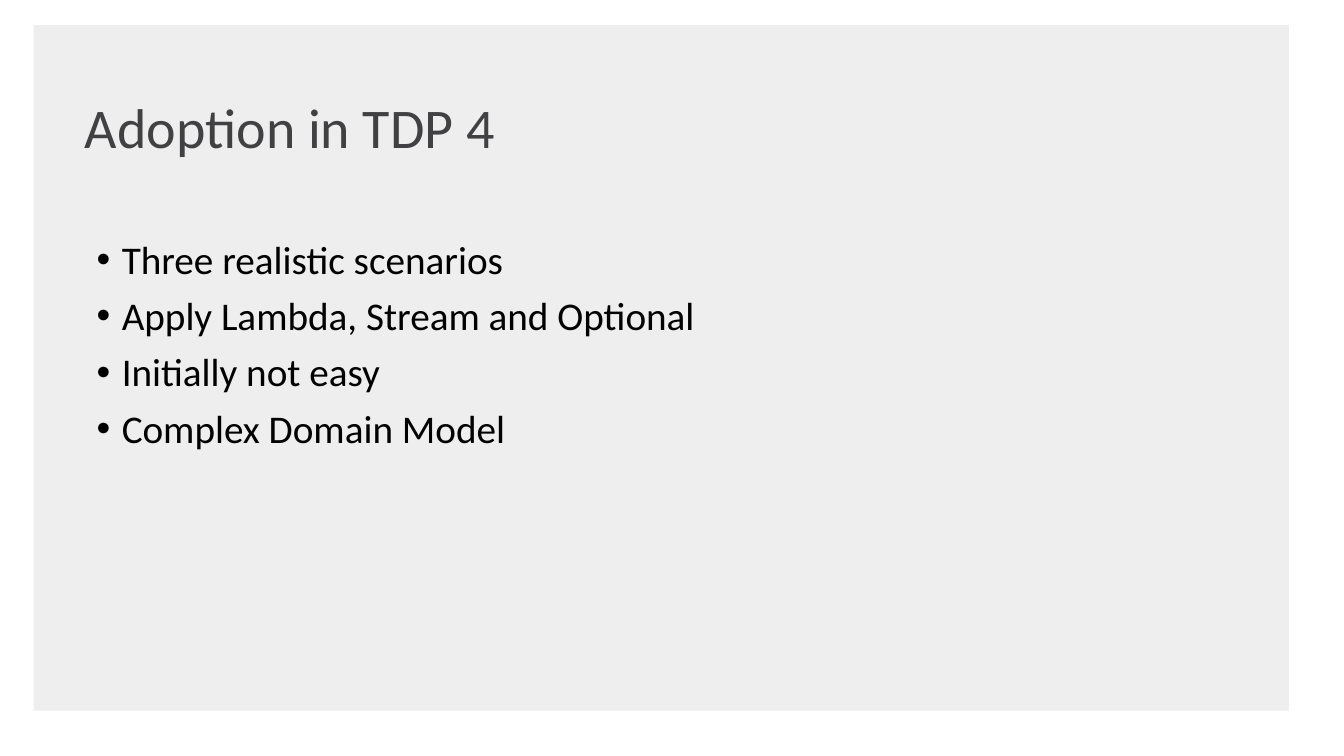
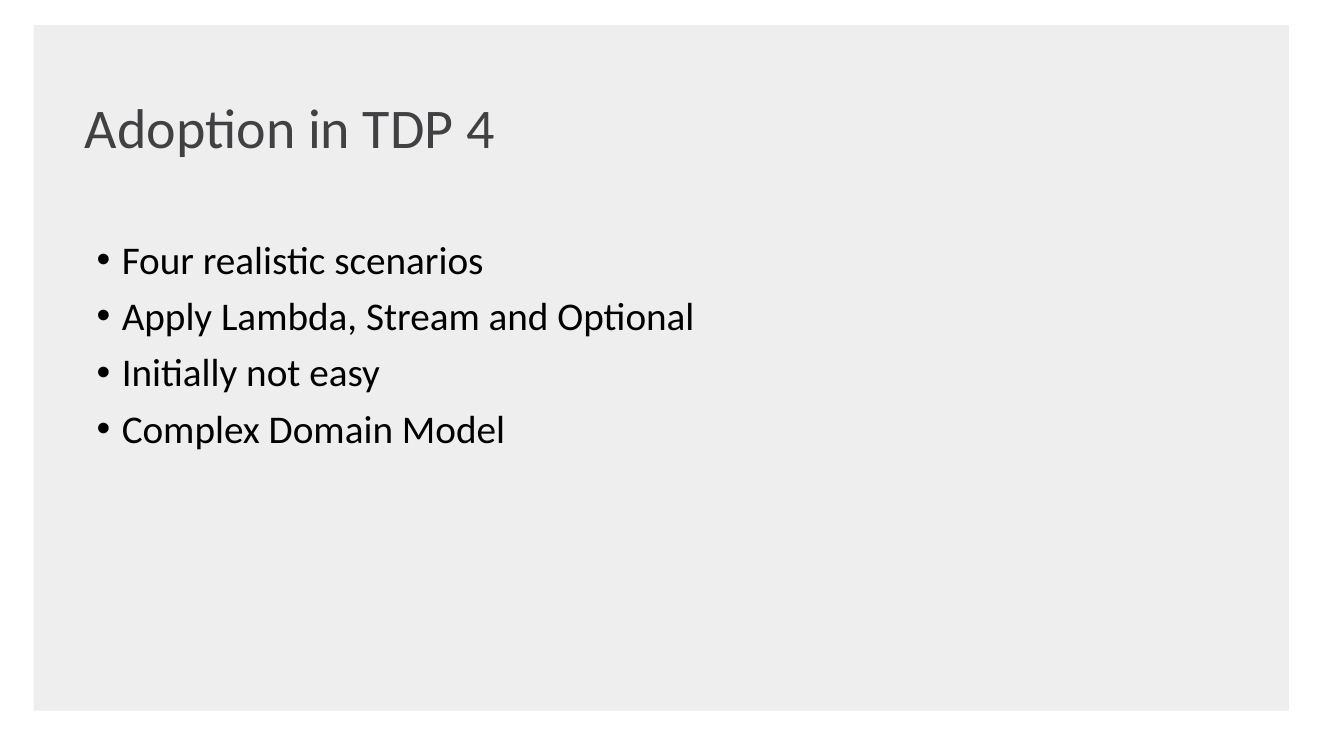
Before and after one commit to shaojie-xu-kp/Java8_lunch_learn, a slide deck: slide 37 of Java 8 & TDP.pptx. Drawn at 1344x756 pixels with LibreOffice and Linux fonts; fonts in the diff are those of the drawing; background and template pictures are left out. Boxes give left, top, right and bottom in pixels: in the first picture for what was removed or moved away, otherwise in the second. Text is boxed around its words. In the diff, an @@ line names an element or a change of style, - is before the commit and + after.

Commit message:
change ppt

```diff
--- a/Java 8 & TDP.pptx
+++ b/Java 8 & TDP.pptx
@@ text at <box>122,246,483,275</box>: text changed @@
-• Three realistic scenarios
+• Four realistic scenarios
```
Also in this commit, not shown: 6 other slides changed, 2 slides added.
